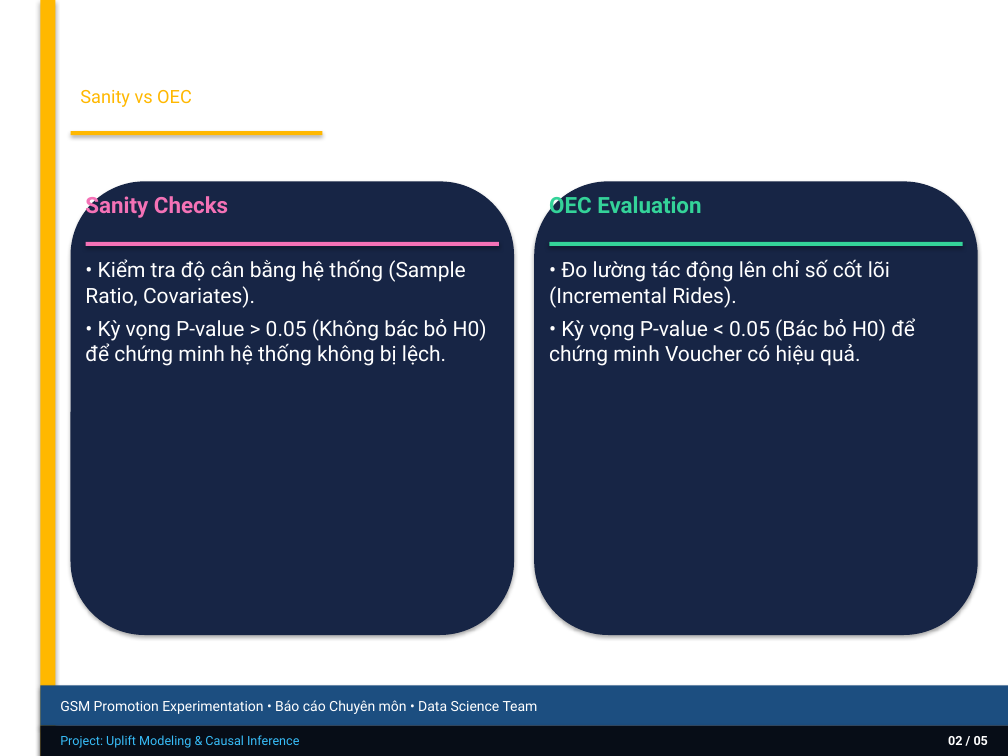
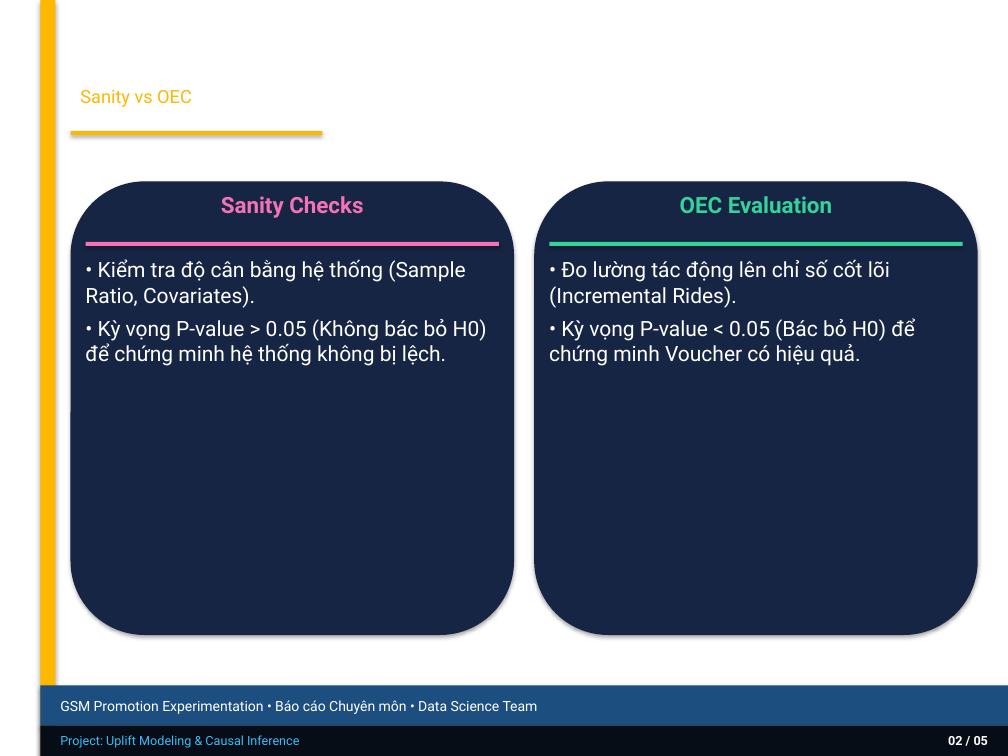
Before and after one commit to thaibuivan/GSM-promotion-experimentation, a slide deck: slide 6 of docs/Week4_AA_AB_Testing_Summary.pptx. Drawn at 1008x756 pixels with LibreOffice and Linux fonts; fonts in the diff are those of the drawing. Boxes give left, top, right and bottom in pixels: in the first picture for what was removed or moved away, otherwise in the second. Text is boxed around its words. In the diff, an @@ line names an element or a change of style, - is before the commit and + after.

Commit message:
Update Week 4 PPTX with manual user formatting fixes

```diff
--- a/docs/Week4_AA_AB_Testing_Summary.pptx
+++ b/docs/Week4_AA_AB_Testing_Summary.pptx
@@ text "Sanity Checks" at (221, 196, 363, 218): alignment left to centre @@
@@ text "OEC Evaluation" at (680, 196, 832, 213): alignment left to centre @@
```
Also in this commit, not shown: 2 other slides changed.
